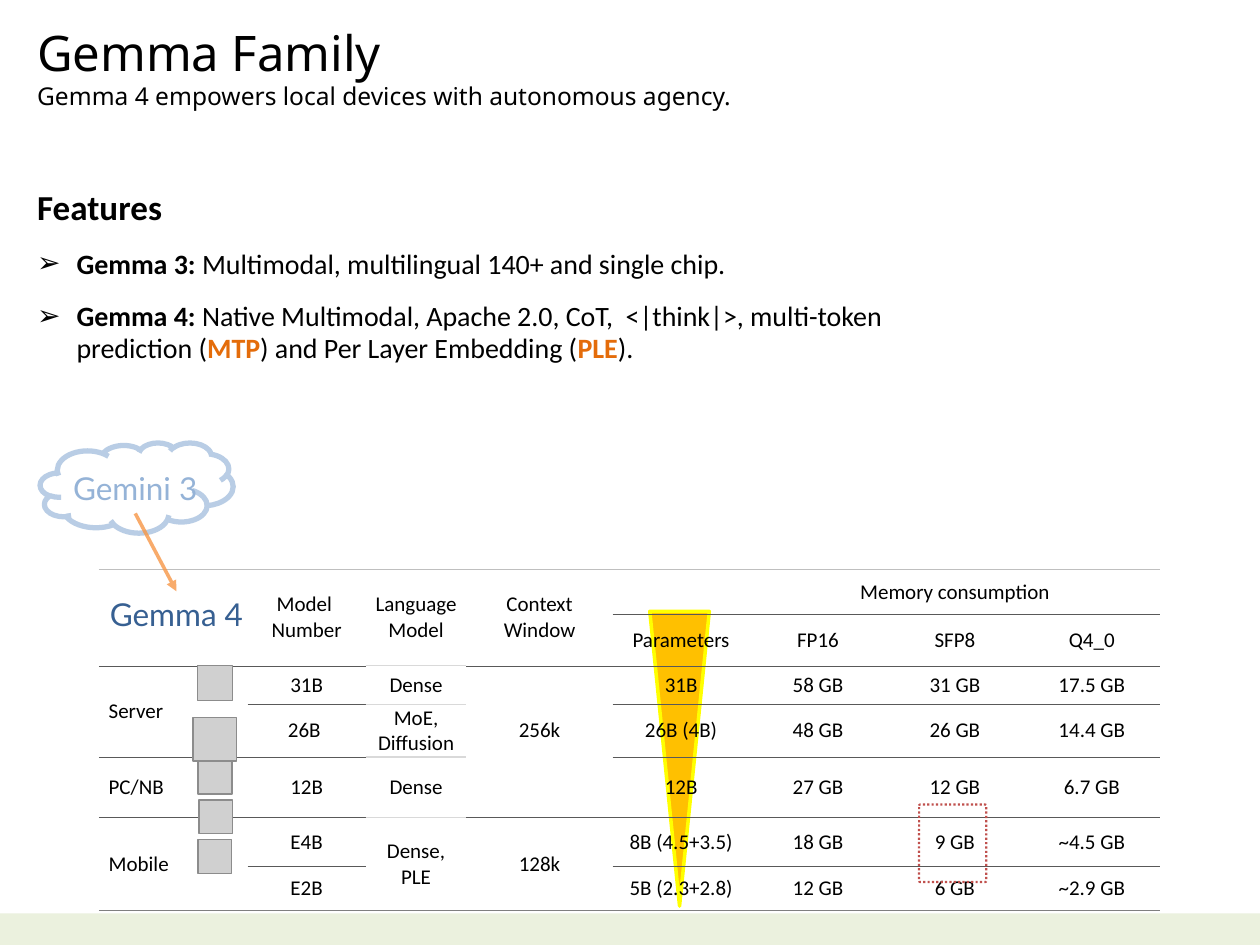
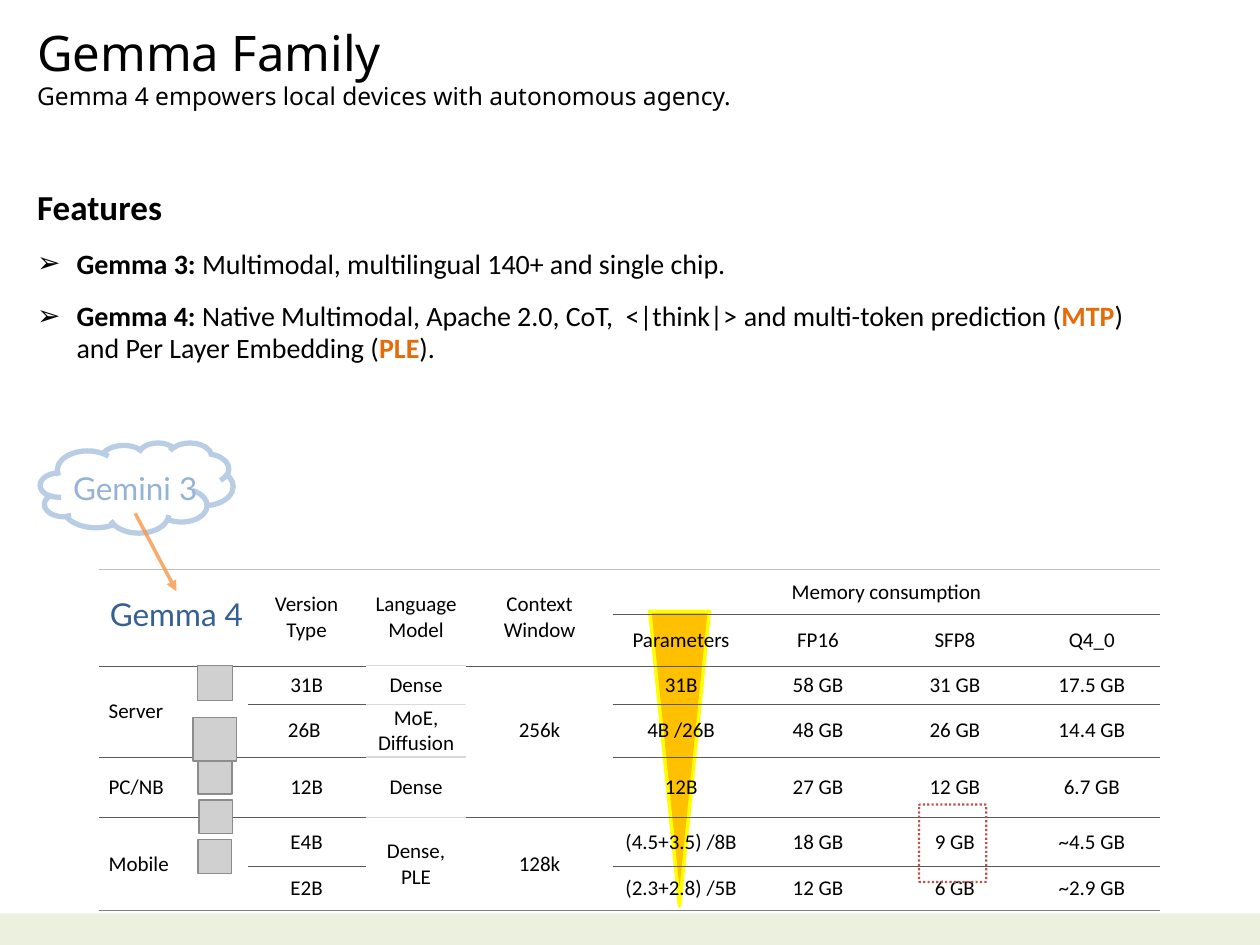
Before and after one commit to navibator/crazy-ai, a slide deck: slide 29 of ai.pptx. Drawn at 1260x945 pixels with LibreOffice and Linux fonts; fonts in the diff are those of the drawing; grey boxes stand for pictures. Boxes give left, top, right and bottom in pixels: in the first picture for what was removed or moved away, otherwise in the second. Text is boxed around its words. In the diff, an @@ line names an element or a change of style, - is before the commit and + after.

```diff
--- a/ai.pptx
+++ b/ai.pptx
@@ text at [77,305,1123,363]: text changed @@
-➢ Gemma 4: Native Multimodal, Apache 2.0, CoT, <|think|>, multi-token prediction (MTP) and Per Layer Embedding (PLE).
+➢ Gemma 4: Native Multimodal, Apache 2.0, CoT, <|think|> and multi-token prediction (MTP) and Per Layer Embedding (PLE).
@@ table at [98,570,1162,906] @@
-row 1:  | Model / Number | Language / Model | Context / Window |  | Memory consumption |  | 
+row 1:  | Version / Type | Language / Model | Context / Window | Memory consumption |  |  | 
-row 4, column 5: 26B (4B)
+row 4, column 5: 4B /26B
-row 6, column 5: 8B (4.5+3.5)
+row 6, column 5: (4.5+3.5) /8B
-row 7, column 5: 5B (2.3+2.8)
+row 7, column 5: (2.3+2.8) /5B
```
Also in this commit, not shown: 2 other slides changed, 1 slide added.
